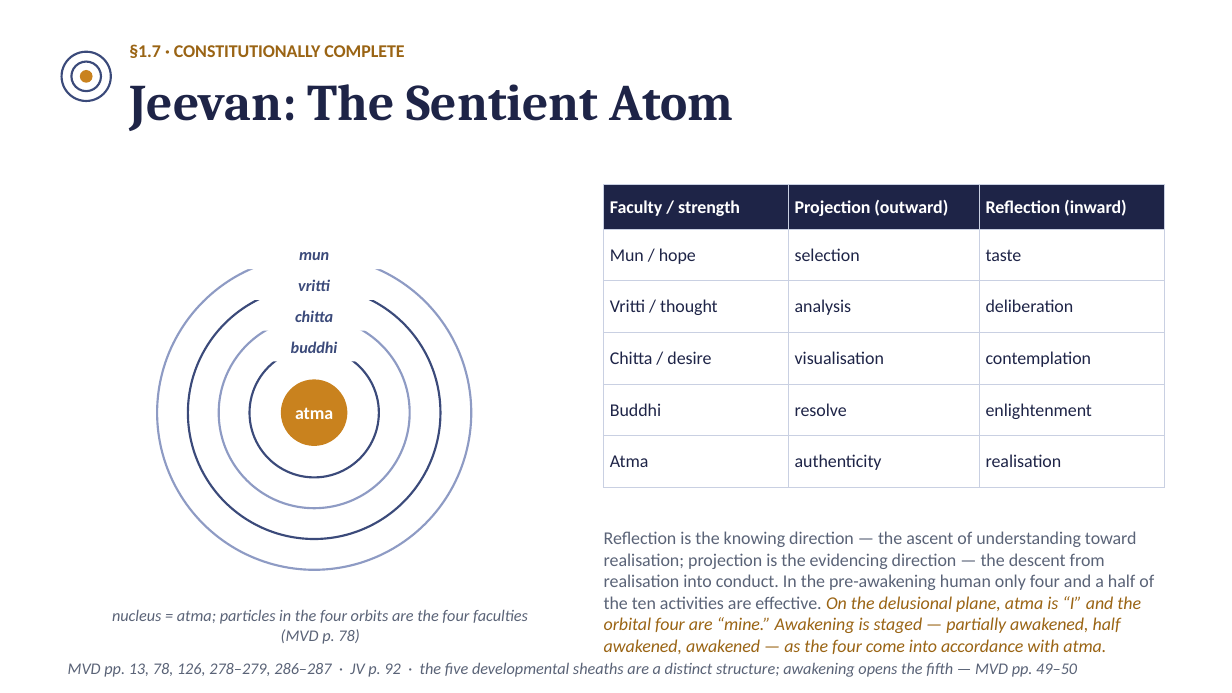
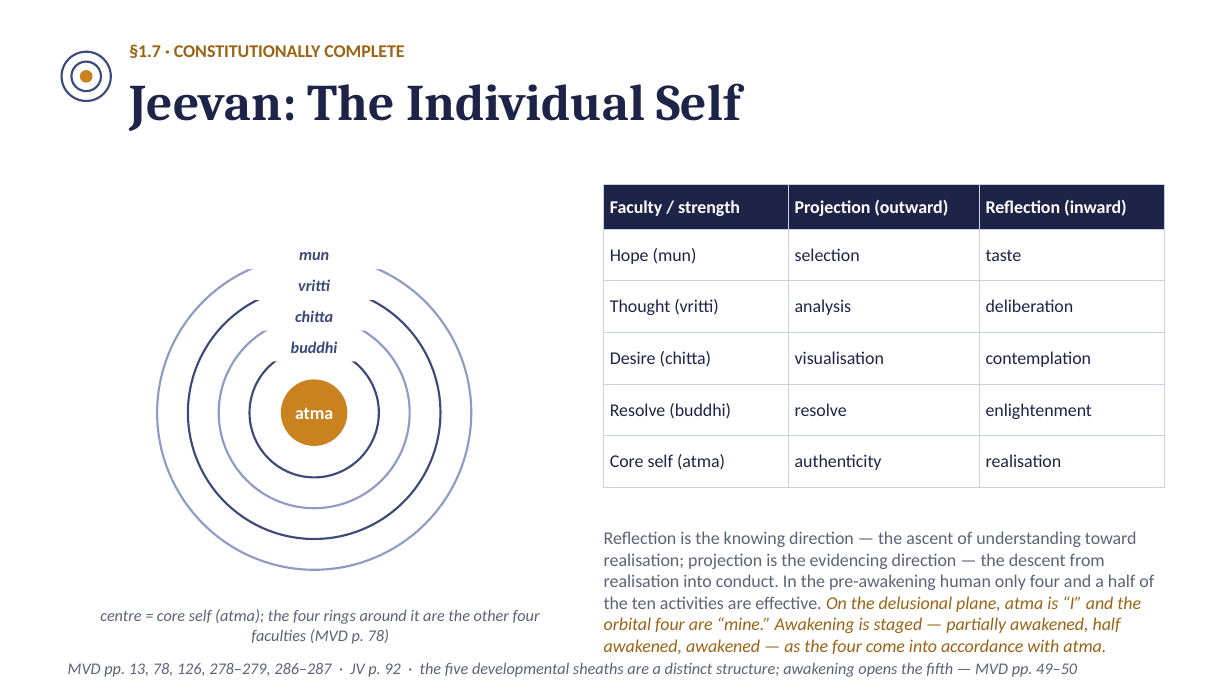
Before and after one commit to raghavamohan/AnalyticMadhyasthDarshan, a slide deck: slide 11 of Studies/The-Ontology-of-Coexistence/The-Ontology-of-Existence-Madhyasth-Darshan.pptx. Drawn at 1232x693 pixels with LibreOffice and Linux fonts; fonts in the diff are those of the drawing. Boxes give left, top, right and bottom in pixels: in the first picture for what was removed or moved away, otherwise in the second. Text is boxed around its words. In the diff, an @@ line names an element or a change of style, - is before the commit and + after.

```diff
--- a/Studies/The-Ontology-of-Coexistence/The-Ontology-of-Existence-Madhyasth-Darshan.pptx
+++ b/Studies/The-Ontology-of-Coexistence/The-Ontology-of-Existence-Madhyasth-Darshan.pptx
@@ text at box(129, 83, 740, 131): text changed @@
-Jeevan: The Sentient Atom
+Jeevan: The Individual Self
@@ table at box(604, 185, 1164, 589) @@
-row 2, column 1: Mun / hope
+row 2, column 1: Hope (mun)
-row 3, column 1: Vritti / thought
+row 3, column 1: Thought (vritti)
-row 4, column 1: Chitta / desire
+row 4, column 1: Desire (chitta)
-row 5, column 1: Buddhi
+row 5, column 1: Resolve (buddhi)
-row 6, column 1: Atma
+row 6, column 1: Core self (atma)
@@ text at box(100, 609, 540, 644): text changed @@
-nucleus = atma; particles in the four orbits are the four faculties (MVD p. 78)
+centre = core self (atma); the four rings around it are the other four faculties (MVD p. 78)
```
Also in this commit, not shown: 14 other slides changed, 1 slide added.
